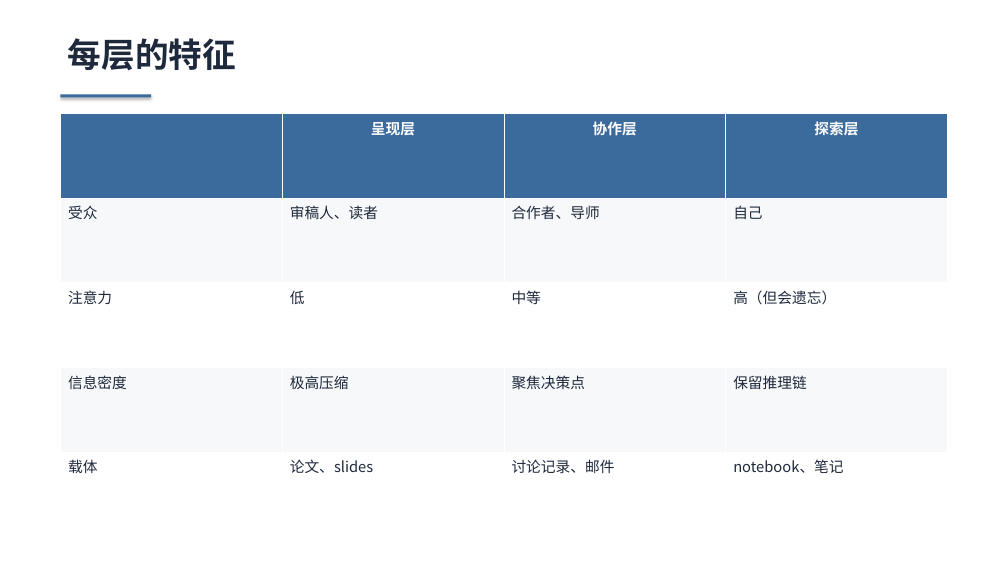
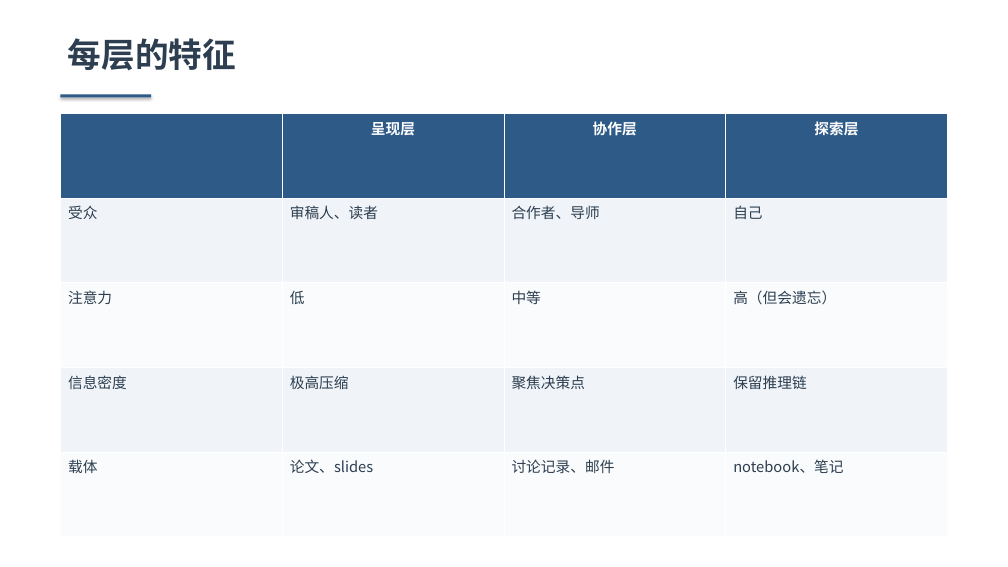
Before and after one commit to Lincyaw/paperops, a slide deck: slide 4 of examples/communication_friction/communication_friction.pptx. Drawn at 1008x567 pixels with LibreOffice and Linux fonts; fonts in the diff are those of the drawing. Boxes give left, top, right and bottom in pixels: in the first picture for what was removed or moved away, otherwise in the second. Text is boxed around its words. In the diff, an @@ line names an element or a change of style, - is before the commit and + after.

```diff
--- a/examples/communication_friction/communication_friction.pptx
+++ b/examples/communication_friction/communication_friction.pptx
@@ text "每层的特征" at box(68, 38, 236, 71): text colour #1E293B to #2C3E50 @@
@@ table at box(60, 113, 947, 537) @@
@@ fill #3B6B9D to #2E5A88 in row 1 @@
@@ fill #F7F8FA to #F0F4F8 in 8 cells @@
@@ fill #FFFFFF to #FAFBFC in 8 cells @@
@@ text colour #1E293B to #2C3E50 in "受众", "审稿人、读者", "合作者、导师", "自己" and 12 more places @@
@@ rectangle at box(60, 95, 151, 98): fill #3B6B9D to #2E5A88 @@
```
Also in this commit, not shown: 19 other slides changed, 2 other files.
